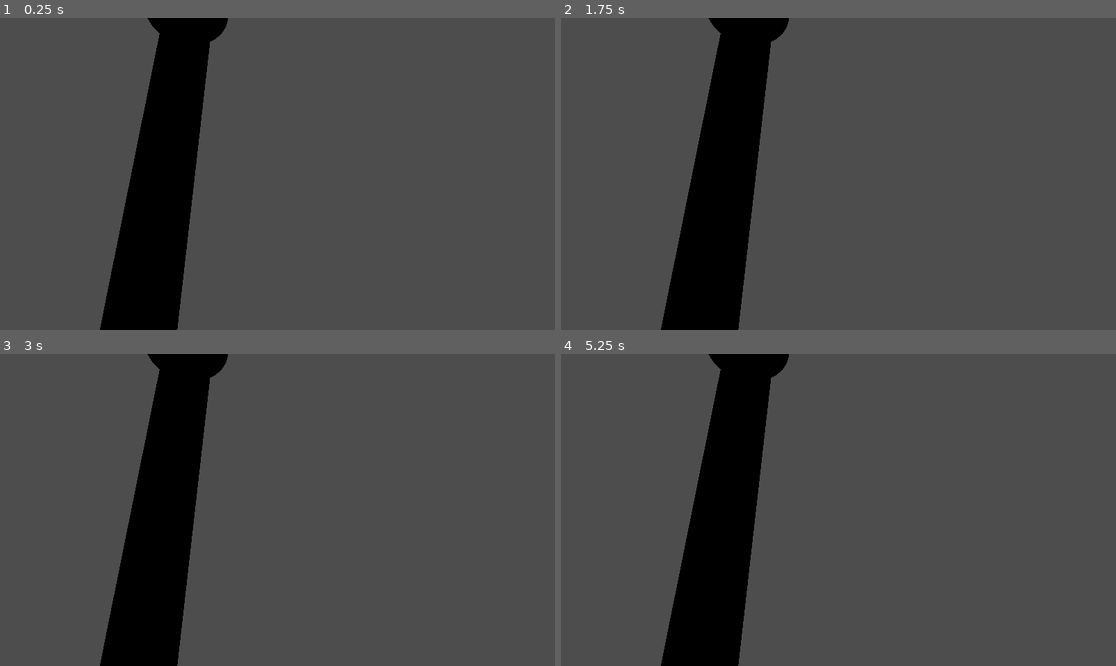
Above: before the commit, frames 1-4 (two rows, left to right).
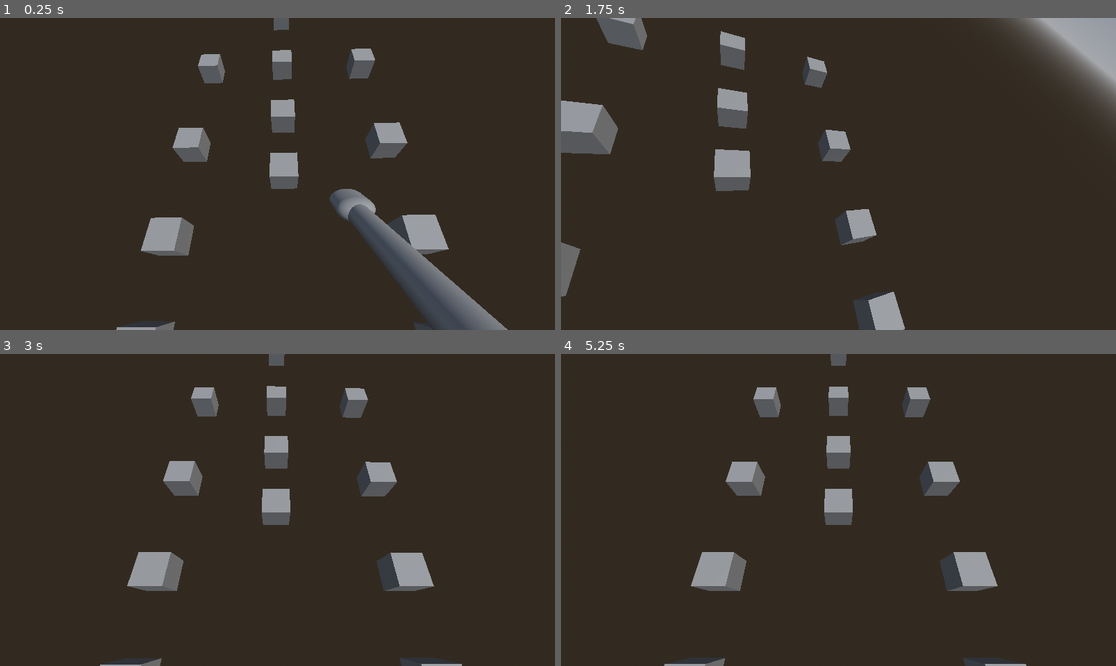
Above: after the commit, the same moments.

Repository: bardunbar/breathe_jam
Game: Godot game, scene res://screens/gym_dunbar/gym_dunbar_scene.tscn
Same seed, same stepped clock (60 frames per second), same inputs: the game is played once before the commit and once after it. This scene is started directly instead of the project's main scene.
Inputs:
- Up to frame 1 (0.25 s): no input
- Up to frame 2 (1.75 s): no input
- Up to frame 3 (3 s): no input
- Up to frame 4 (5.25 s): no input

The runs differ from the first frame. In frame 1, 96% of the frame differs, in the area x 0-100%, y 0-100%; in frame 2, 96%; in frame 3, 98%; in frame 4, 98%.

Commit message:
More updates to the swimmer and animations

Diff:
--- a/project/screens/game/player_controller/states/swimming.gd
+++ b/project/screens/game/player_controller/states/swimming.gd
@@ -1 +1,43 @@
 extends State
+
+@onready var animation_player : AnimationPlayer = %PlayerAnimations
+
+var current_side : String = "Left"
+
+func enter(previous_state_path: String, data: Dictionary = {}) -> void:
+	animation_player.animation_finished.connect(_animation_finished)
+
+	animation_player.play("StrokeRight")
+	animation_player.queue("StrokeLeft")
+	animation_player.queue("StrokeRight")
+	animation_player.queue("BreatheRight")
+	animation_player.queue("StrokeLeft")
+	animation_player.queue("StrokeRight")
+	animation_player.queue("StrokeLeft")
+	animation_player.queue("BreatheLeft")
+	#
+
+	#if previous_state_path == "Breathing" and data["Direction"] != null:
+		#if data["Direction"] == "Left":
+			#animation_player.play("StrokeLeft")
+		#else:
+			#animation_player.play("StrokeRight")
+	#else:
+		#if current_side == "Left":
+			#animation_player.play("StrokeLeft")
+		#else:
+			#animation_player.play("StrokeRight")
+
+
+
+func exit() -> void:
+	animation_player.animation_finished.disconnect(_animation_finished)
+
+
+func _animation_finished(anim_name: String) -> void:
+	if anim_name == "StrokeLeft":
+		animation_player.play("StrokeRight")
+		current_side = "Right"
+	elif anim_name == "StrokeRight":
+		animation_player.play("StrokeLeft")
+		current_side = "Left"
--- a/project/screens/game/player_controller/swimmer.tscn
+++ b/project/screens/game/player_controller/swimmer.tscn
@@ -9,13 +9,143 @@
 
 [sub_resource type="CapsuleMesh" id="CapsuleMesh_gwmky"]
 
+[sub_resource type="Animation" id="Animation_fmrn0"]
+resource_name = "BreatheLeft"
+tracks/0/type = "rotation_3d"
+tracks/0/imported = false
+tracks/0/enabled = true
+tracks/0/path = NodePath("Camera3D")
+tracks/0/interp = 2
+tracks/0/loop_wrap = true
+tracks/0/keys = PackedFloat32Array(0, 1, -0.5070572, 0, 0, 0.8619125, 0.5, 1, -0.35789537, 0.61056405, -0.3591907, 0.6083622, 1, 1, -0.5070573, 0, 0, 0.8619124)
+
+[sub_resource type="Animation" id="Animation_labs6"]
+resource_name = "BreatheRight"
+tracks/0/type = "rotation_3d"
+tracks/0/imported = false
+tracks/0/enabled = true
+tracks/0/path = NodePath("Camera3D")
+tracks/0/interp = 2
+tracks/0/loop_wrap = true
+tracks/0/keys = PackedFloat32Array(0, 1, -0.5070572, 0, 0, 0.8619125, 0.5, 1, -0.35830578, -0.6098682, 0.35878134, 0.60905975, 1, 1, -0.5070573, 0, 0, 0.8619124)
+
+[sub_resource type="Animation" id="Animation_m15ch"]
+length = 0.001
+tracks/0/type = "rotation_3d"
+tracks/0/imported = false
+tracks/0/enabled = true
+tracks/0/path = NodePath("ArmLeft")
+tracks/0/interp = 1
+tracks/0/loop_wrap = true
+tracks/0/keys = PackedFloat32Array(0, 1, 0, 0, 0, 1)
+tracks/1/type = "rotation_3d"
+tracks/1/imported = false
+tracks/1/enabled = true
+tracks/1/path = NodePath("Camera3D")
+tracks/1/interp = 1
+tracks/1/loop_wrap = true
+tracks/1/keys = PackedFloat32Array(0, 1, -0.5070571, 0, 0, 0.8619125)
+tracks/2/type = "value"
+tracks/2/imported = false
+tracks/2/enabled = true
+tracks/2/path = NodePath("ArmLeft:visible")
+tracks/2/interp = 1
+tracks/2/loop_wrap = true
+tracks/2/keys = {
+"times": PackedFloat32Array(0),
+"transitions": PackedFloat32Array(1),
+"update": 1,
+"values": [true]
+}
+tracks/3/type = "value"
+tracks/3/imported = false
+tracks/3/enabled = true
+tracks/3/path = NodePath("ArmRight:visible")
+tracks/3/interp = 1
+tracks/3/loop_wrap = true
+tracks/3/keys = {
+"times": PackedFloat32Array(0),
+"transitions": PackedFloat32Array(1),
+"update": 1,
+"values": [true]
+}
+
+[sub_resource type="Animation" id="Animation_ooaxr"]
+resource_name = "StrokeLeft"
+length = 0.5
+tracks/0/type = "rotation_3d"
+tracks/0/imported = false
+tracks/0/enabled = true
+tracks/0/path = NodePath("ArmLeft")
+tracks/0/interp = 2
+tracks/0/loop_wrap = true
+tracks/0/keys = PackedFloat32Array(0, 1, 0, 0, 0, 1, 0.13333334, 1, -0.707, 0, 0, 0.707, 0.5, 1, 0.989, 0, 0, 0.148)
+tracks/1/type = "rotation_3d"
+tracks/1/imported = false
+tracks/1/enabled = true
+tracks/1/path = NodePath("Camera3D")
+tracks/1/interp = 2
+tracks/1/loop_wrap = true
+tracks/1/keys = PackedFloat32Array(0, 1, -0.5070571, 0, 0, 0.8619125, 0.23333333, 1, -0.50698227, -0.008712215, 0.014809312, 0.8617853, 0.5, 1, -0.5070571, 0, 0, 0.8619125)
+tracks/2/type = "value"
+tracks/2/imported = false
+tracks/2/enabled = true
+tracks/2/path = NodePath("ArmLeft:visible")
+tracks/2/interp = 1
+tracks/2/loop_wrap = true
+tracks/2/keys = {
+"times": PackedFloat32Array(0, 0.5),
+"transitions": PackedFloat32Array(1, 1),
+"update": 1,
+"values": [true, false]
+}
+
+[sub_resource type="Animation" id="Animation_qy5q8"]
+resource_name = "StrokeRight"
+length = 0.5
+tracks/0/type = "rotation_3d"
+tracks/0/imported = false
+tracks/0/enabled = true
+tracks/0/path = NodePath("ArmRight")
+tracks/0/interp = 2
+tracks/0/loop_wrap = true
+tracks/0/keys = PackedFloat32Array(0, 1, 0, 0, 0, 1, 0.13333334, 1, -0.707, 0, 0, 0.707, 0.5, 1, 0.989, 0, 0, 0.148)
+tracks/1/type = "rotation_3d"
+tracks/1/imported = false
+tracks/1/enabled = true
+tracks/1/path = NodePath("Camera3D")
+tracks/1/interp = 1
+tracks/1/loop_wrap = true
+tracks/1/keys = PackedFloat32Array(0, 1, -0.5070571, 0, 0, 0.8619125, 0.23333333, 1, -0.50697345, 0.009207727, -0.0156516, 0.86177033, 0.5, 1, -0.5070571, 0, 0, 0.8619125)
+tracks/2/type = "value"
+tracks/2/imported = false
+tracks/2/enabled = true
+tracks/2/path = NodePath("ArmRight:visible")
+tracks/2/interp = 1
+tracks/2/loop_wrap = true
+tracks/2/keys = {
+"times": PackedFloat32Array(0, 0.5),
+"transitions": PackedFloat32Array(1, 1),
+"update": 1,
+"values": [true, false]
+}
+
+[sub_resource type="AnimationLibrary" id="AnimationLibrary_qy5q8"]
+_data = {
+&"BreatheLeft": SubResource("Animation_fmrn0"),
+&"BreatheRight": SubResource("Animation_labs6"),
+&"RESET": SubResource("Animation_m15ch"),
+&"StrokeLeft": SubResource("Animation_ooaxr"),
+&"StrokeRight": SubResource("Animation_qy5q8")
+}
+
 [node name="Character" type="Node3D" unique_id=1582091954]
 
 [node name="Camera3D" type="Camera3D" parent="." unique_id=1297733054]
-transform = Transform3D(1, 0, 0, 0, 0.48578632, 0.8740776, 0, -0.8740776, 0.48578632, 0, 1.0030421, 0.032489777)
+transform = Transform3D(1, 0, 0, 0, 0.4857863, 0.8740778, 0, -0.8740778, 0.4857863, 0, 1.0030421, 0.032489777)
 
 [node name="ArmLeft" type="Node3D" parent="." unique_id=1629165829]
-transform = Transform3D(1, 0, 0, 0, 0.23156132, 0.97282046, 0, -0.97282046, 0.23156132, -0.51232076, 0, 0.38575375)
+transform = Transform3D(1, 0, 0, 0, 0.9999998, 0, 0, 0, 0.9999998, -0.84294, 0, 0.38575375)
 
 [node name="MeshInstance3D" type="MeshInstance3D" parent="ArmLeft" unique_id=1713140071]
 transform = Transform3D(0.25, 0, 0, 0, 1, 0, 0, 0, 0.25, 0, 1, 0)
@@ -27,7 +157,7 @@
 mesh = SubResource("CapsuleMesh_gwmky")
 
 [node name="ArmRight" type="Node3D" parent="." unique_id=1510535650]
-transform = Transform3D(1, 0, 0, 0, -0.2721629, -0.9622512, 0, 0.9622512, -0.2721629, 0.5340855, 0, 0.38575375)
+transform = Transform3D(1, 0, 0, 0, -0.956193, -0.2927366, 0, 0.2927366, -0.956193, 0.84, 0, 0.386)
 
 [node name="MeshInstance3D" type="MeshInstance3D" parent="ArmRight" unique_id=1111192326]
 transform = Transform3D(0.25, 0, 0, 0, 1, 0, 0, 0, 0.25, 0, 1, 0)
@@ -53,3 +183,7 @@
 [node name="Sighting" type="Node" parent="StateMachine" unique_id=2143514098]
 script = ExtResource("4_qy5q8")
 metadata/_custom_type_script = "uid://cwp6egf7ihg7o"
+
+[node name="PlayerAnimations" type="AnimationPlayer" parent="." unique_id=542609477]
+unique_name_in_owner = true
+libraries/ = SubResource("AnimationLibrary_qy5q8")
--- a/project/screens/gym_dunbar/gym_dunbar_scene.tscn
+++ b/project/screens/gym_dunbar/gym_dunbar_scene.tscn
@@ -2,6 +2,85 @@
 
 [ext_resource type="PackedScene" uid="uid://b1lg0qenj04wi" path="res://screens/game/player_controller/swimmer.tscn" id="1_gwmky"]
 
+[sub_resource type="BoxMesh" id="BoxMesh_gwmky"]
+
+[sub_resource type="ProceduralSkyMaterial" id="ProceduralSkyMaterial_gwmky"]
+
+[sub_resource type="Sky" id="Sky_2fgjs"]
+sky_material = SubResource("ProceduralSkyMaterial_gwmky")
+
+[sub_resource type="Environment" id="Environment_8wecb"]
+background_mode = 2
+sky = SubResource("Sky_2fgjs")
+
 [node name="GymDunbar" type="Node3D" unique_id=2032831520]
 
 [node name="Swimmer" parent="." unique_id=1582091954 instance=ExtResource("1_gwmky")]
+
+[node name="BackgroundSample" type="Node3D" parent="." unique_id=987532431]
+
+[node name="ReferenceCube" type="MeshInstance3D" parent="BackgroundSample" unique_id=1519628229]
+transform = Transform3D(1, 0, 0, 0, 1, 0, 0, 0, 1, 0, -5.687171, -3.8051856)
+mesh = SubResource("BoxMesh_gwmky")
+skeleton = NodePath("../..")
+
+[node name="ReferenceCube2" type="MeshInstance3D" parent="BackgroundSample" unique_id=34469389]
+transform = Transform3D(1, 0, 0, 0, 1, 0, 0, 0, 1, 0, -5.687171, -6.612285)
+mesh = SubResource("BoxMesh_gwmky")
+skeleton = NodePath("../..")
+
+[node name="ReferenceCube3" type="MeshInstance3D" parent="BackgroundSample" unique_id=833045331]
+transform = Transform3D(1, 0, 0, 0, 1, 0, 0, 0, 1, 0, -5.687171, -15.448623)
+mesh = SubResource("BoxMesh_gwmky")
+skeleton = NodePath("../..")
+
+[node name="ReferenceCube4" type="MeshInstance3D" parent="BackgroundSample" unique_id=182208908]
+transform = Transform3D(1, 0, 0, 0, 1, 0, 0, 0, 1, 0, -5.687171, -10.353592)
+mesh = SubResource("BoxMesh_gwmky")
+skeleton = NodePath("../..")
+
+[node name="ReferenceCube5" type="MeshInstance3D" parent="BackgroundSample" unique_id=92695599]
+transform = Transform3D(1, 0, 0, 0, 1, 0, 0, 0, 1, -3.7632396, -5.687171, 1.4131005)
+mesh = SubResource("BoxMesh_gwmky")
+skeleton = NodePath("../..")
+
+[node name="ReferenceCube6" type="MeshInstance3D" parent="BackgroundSample" unique_id=1901404440]
+transform = Transform3D(1, 0, 0, 0, 1, 0, 0, 0, 1, -3.7632396, -5.687171, -1.3939991)
+mesh = SubResource("BoxMesh_gwmky")
+skeleton = NodePath("../..")
+
+[node name="ReferenceCube7" type="MeshInstance3D" parent="BackgroundSample" unique_id=1813074155]
+transform = Transform3D(1, 0, 0, 0, 1, 0, 0, 0, 1, -3.7632396, -5.687171, -10.230337)
+mesh = SubResource("BoxMesh_gwmky")
+skeleton = NodePath("../..")
+
+[node name="ReferenceCube8" type="MeshInstance3D" parent="BackgroundSample" unique_id=1728405920]
+transform = Transform3D(1, 0, 0, 0, 1, 0, 0, 0, 1, -3.7632396, -5.687171, -5.135306)
+mesh = SubResource("BoxMesh_gwmky")
+skeleton = NodePath("../..")
+
+[node name="ReferenceCube9" type="MeshInstance3D" parent="BackgroundSample" unique_id=574206532]
+transform = Transform3D(1, 0, 0, 0, 1, 0, 0, 0, 1, 4.092333, -5.687171, 1.4131005)
+mesh = SubResource("BoxMesh_gwmky")
+skeleton = NodePath("../..")
+
+[node name="ReferenceCube10" type="MeshInstance3D" parent="BackgroundSample" unique_id=460423236]
+transform = Transform3D(1, 0, 0, 0, 1, 0, 0, 0, 1, 4.092333, -5.687171, -1.3939991)
+mesh = SubResource("BoxMesh_gwmky")
+skeleton = NodePath("../..")
+
+[node name="ReferenceCube11" type="MeshInstance3D" parent="BackgroundSample" unique_id=856932218]
+transform = Transform3D(1, 0, 0, 0, 1, 0, 0, 0, 1, 4.092333, -5.687171, -10.230337)
+mesh = SubResource("BoxMesh_gwmky")
+skeleton = NodePath("../..")
+
+[node name="ReferenceCube12" type="MeshInstance3D" parent="BackgroundSample" unique_id=1281497557]
+transform = Transform3D(1, 0, 0, 0, 1, 0, 0, 0, 1, 4.092333, -5.687171, -5.135306)
+mesh = SubResource("BoxMesh_gwmky")
+skeleton = NodePath("../..")
+
+[node name="DirectionalLight3D" type="DirectionalLight3D" parent="." unique_id=549350559]
+transform = Transform3D(0.9100915, 0.08634407, 0.40531242, -0.41440734, 0.18962261, 0.8901179, 0, -0.97805315, 0.20835555, 3.3562713, 3.5171819, -2.879443)
+
+[node name="WorldEnvironment" type="WorldEnvironment" parent="." unique_id=1977236923]
+environment = SubResource("Environment_8wecb")
--- a/project/scripts/state_machine/state.gd
+++ b/project/scripts/state_machine/state.gd
@@ -5,11 +5,14 @@
 func handle_input(_event: InputEvent) -> void:
 	pass
 
-func update(delta: float) -> void:
+func update(_delta: float) -> void:
 	pass
 
-func enter(previous_state_path: String, data: Dictionary = {}) -> void:
+func enter(_previous_state_path: String, _data: Dictionary = {}) -> void:
 	pass
 
 func exit() -> void:
 	pass
+
+func transition(next_state_path: String, data: Dictionary = {}) -> void:
+	finished.emit(next_state_path, data)
